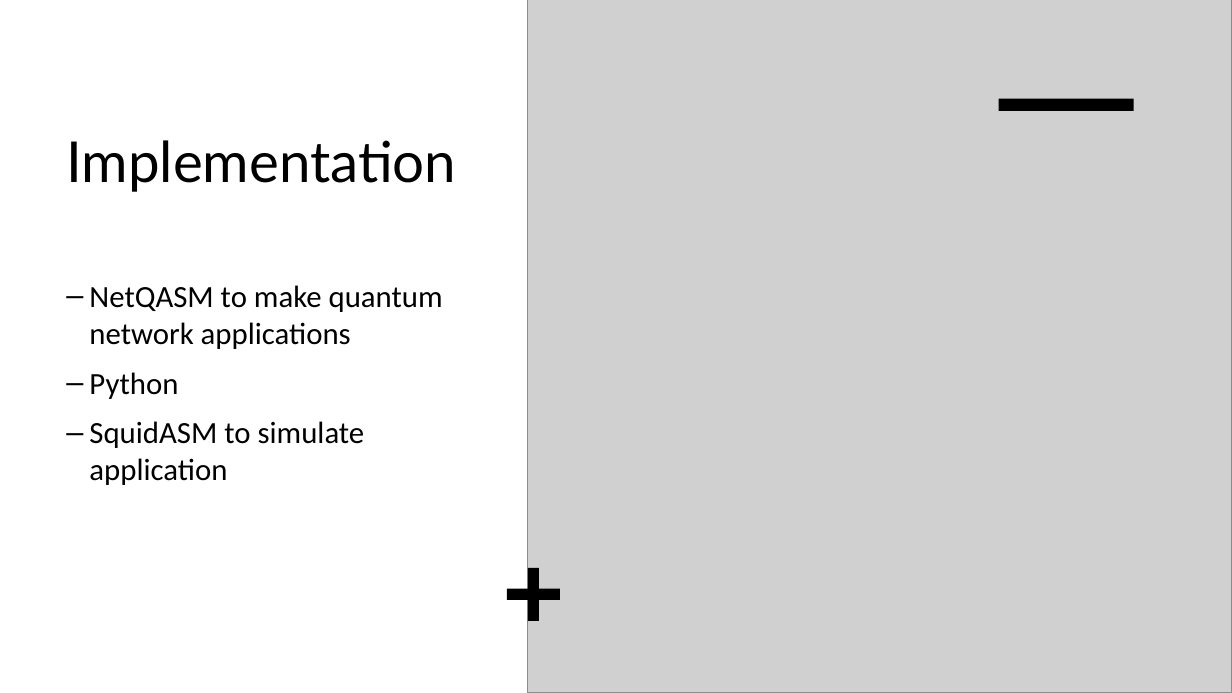
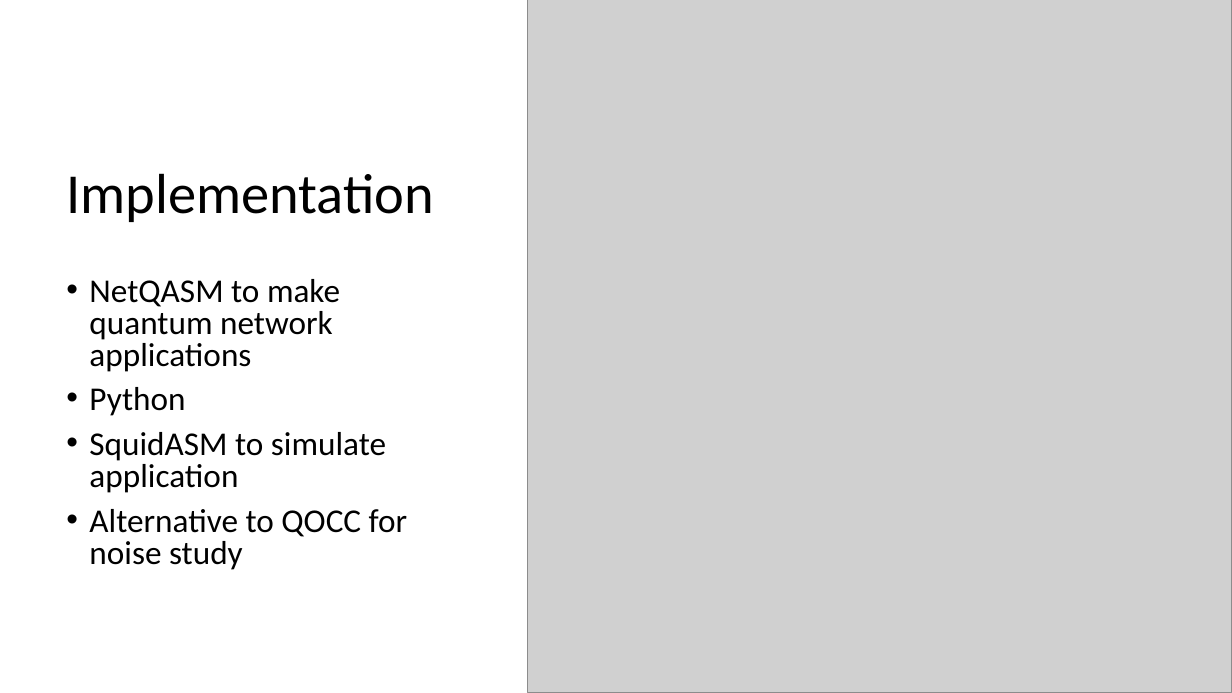
Before and after one commit to ado901/Quantum-Byzantine-Protocol, a slide deck: slide 8 of Fast Quantum Byzantine Agreement.pptx (slide 6 before the commit). Drawn at 1232x693 pixels with LibreOffice and Linux fonts; fonts in the diff are those of the drawing; grey boxes stand for pictures. Boxes give left, top, right and bottom in pixels: in the first picture for what was removed or moved away, otherwise in the second. Text is boxed around its words. In the diff, an @@ line names an element or a change of style, - is before the commit and + after.

```diff
--- a/Fast Quantum Byzantine Agreement.pptx
+++ b/Fast Quantum Byzantine Agreement.pptx
@@ rectangle removed at [0,0,1232,693] @@
@@ rectangle removed at [623,111,1186,693] @@
@@ rectangle removed at [999,99,1134,111] @@
@@ title "Implementation" at [66,173,434,222]: font Lato to Calibri; line spacing 1 to 0.9; vertical alignment top to middle @@
@@ text at [89,279,386,493]: size 24 to 25.9 pt in "NetQASM to make quantum network applications", "Python", "SquidASM to simulate application"; bullet – to •; line spacing 1 to 0.8 @@
@@ text at [89,509,408,570]: paragraph added @@
+• Alternative to QOCC for noise study
@@ plus removed at [507,567,560,620] @@
```
Also in this commit, not shown: 8 other slides changed, 2 slides added, 1 other file.
